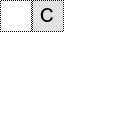
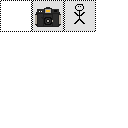
Layer changes from the first w=128, h=128 image to the second:
added layer "Character" above "camera image" over bbox(64, 0, 96, 32)
renamed "C" to "camera image", painted on it over bbox(35, 7, 61, 27)
